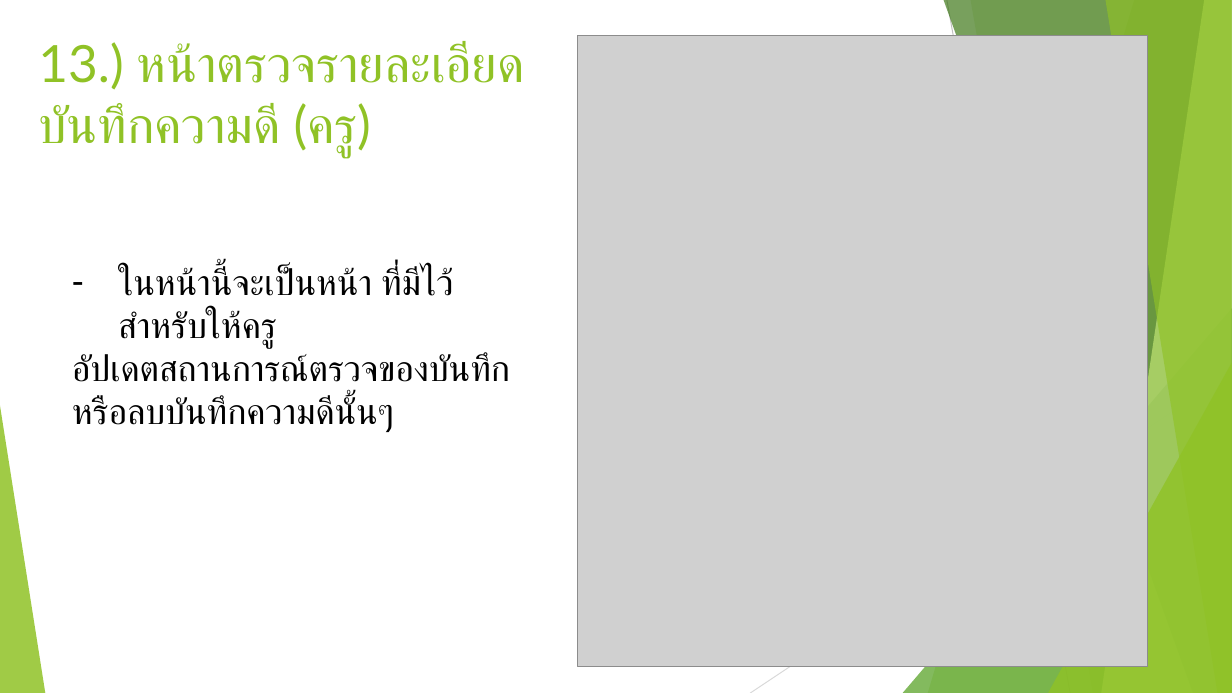
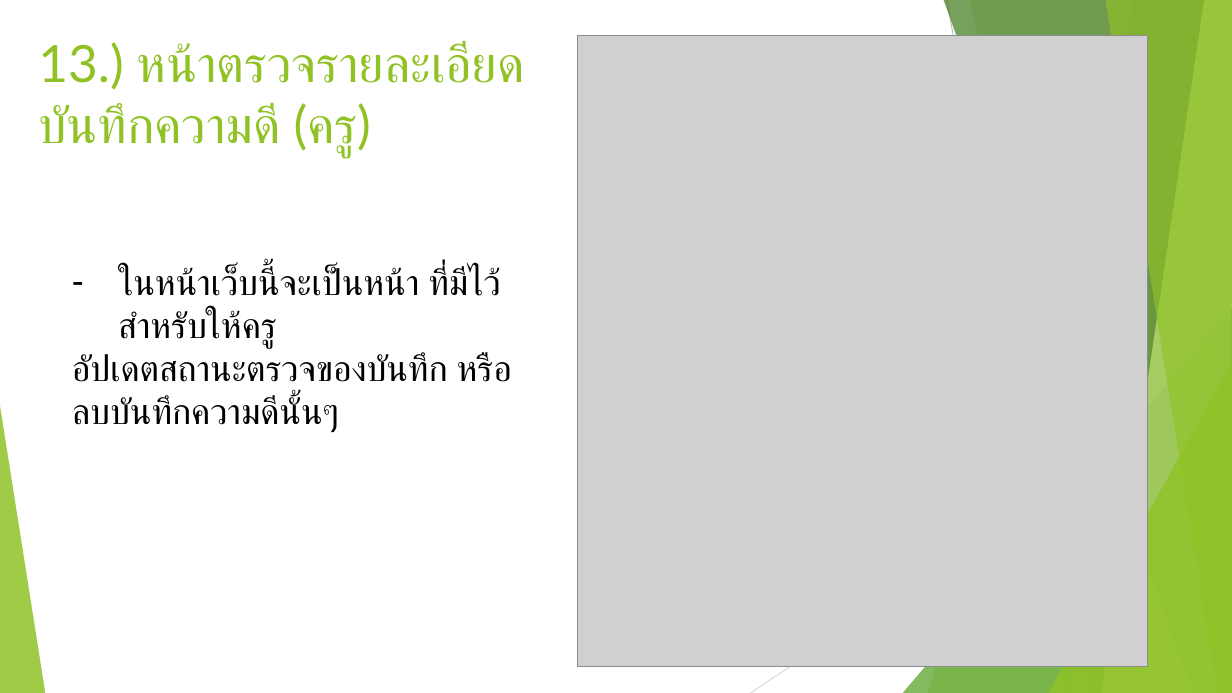
Before and after one commit to docxed/gracenotes, a slide deck: slide 17 of report/Database Present.pptx. Drawn at 1232x693 pixels with LibreOffice and Linux fonts; fonts in the diff are those of the drawing; grey boxes stand for pictures. Boxes give left, top, right and bottom in pixels: in the first picture for what was removed or moved away, otherwise in the second. Text is boxed around its words. In the diff, an @@ line names an element or a change of style, - is before the commit and + after.

Commit message:
PPT update

```diff
--- a/report/Database Present.pptx
+++ b/report/Database Present.pptx
@@ text at [72, 267, 512, 432]: text changed @@
-– ในหน้านี้จะเป็นหน้า ที่มีไว้สำหรับให้ครู
-อัปเดตสถานการณ์ตรวจของบันทึก หรือลบบันทึกความดีนั้นๆ
+– ในหน้าเว็บนี้จะเป็นหน้า ที่มีไว้สำหรับให้ครู
+อัปเดตสถานะตรวจของบันทึก หรือลบบันทึกความดีนั้นๆ
```
Also in this commit, not shown: 9 other slides changed.
